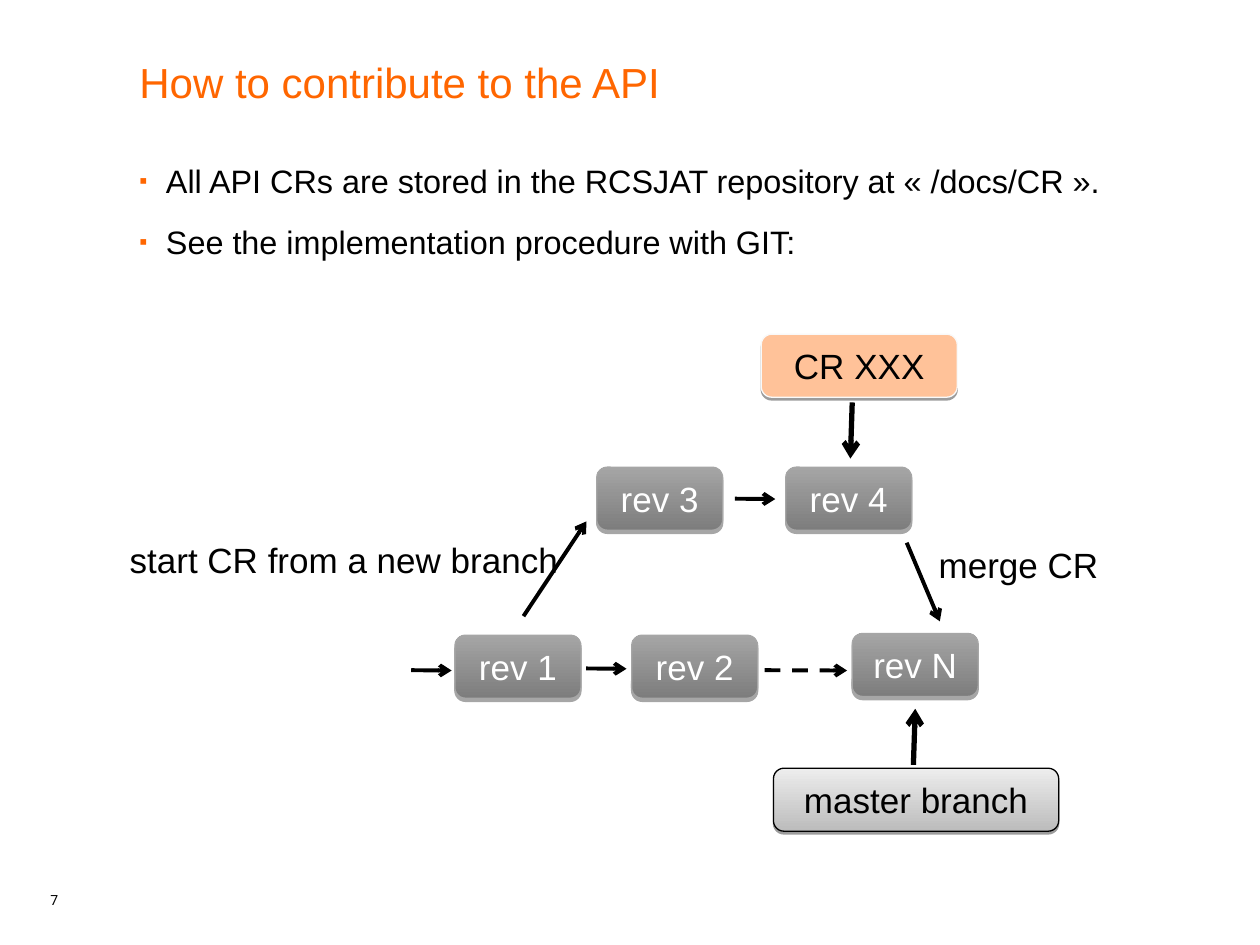
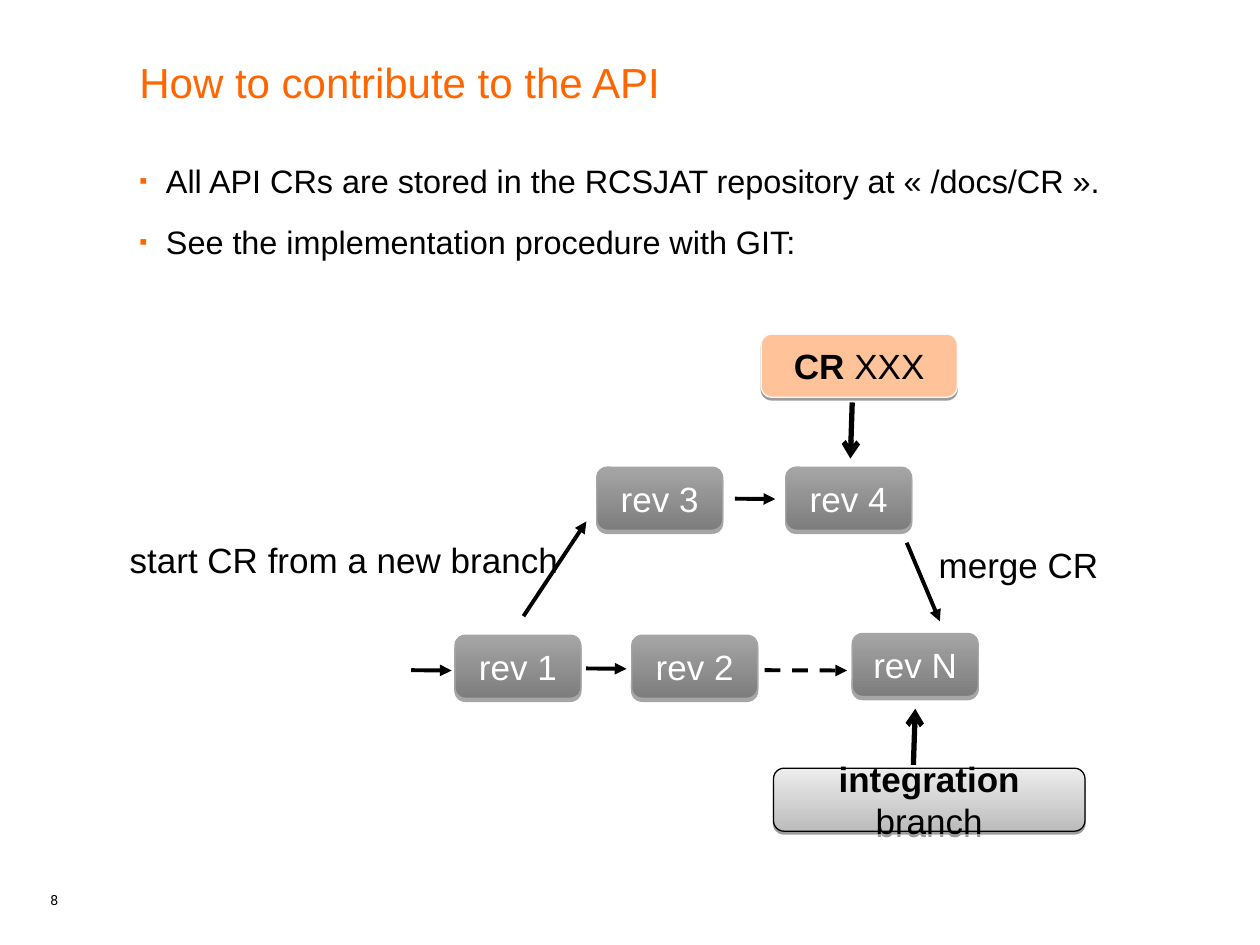
Before and after one commit to android-rcs/rcsjta, a slide deck: slide 8 of docs/RCSJTA_open_source.ppt (slide 7 before the commit). Drawn at 1260x945 pixels with LibreOffice and Linux fonts; fonts in the diff are those of the drawing. Boxes give left, top, right and bottom in pixels: in the first picture for what was removed or moved away, otherwise in the second. Text is boxed around its words. In the diff, an @@ line names an element or a change of style, - is before the commit and + after.

```diff
--- a/docs/RCSJTA_open_source.ppt
+++ b/docs/RCSJTA_open_source.ppt
@@ rounded rectangle "CR XXX" at (x1=761, y1=334, x2=958, y2=397): bold on in "CR" @@
@@ arrow (523, 616) - (586, 522): arrowheads changed @@
@@ arrow (907, 543) - (940, 621): arrowheads changed @@
@@ rounded rectangle "integration branch" resized from (x1=774, y1=769, x2=1058, y2=832) to (x1=774, y1=769, x2=1085, y2=832) @@
@@ text in rounded rectangle at (x1=839, y1=767, x2=1020, y2=844): text changed; bold on @@
-master branch
+integration branch
@@ page number at (x1=50, y1=895, x2=58, y2=905): text changed @@
-7
+8
```
Also in this commit, not shown: 3 other slides changed, 1 slide added.
